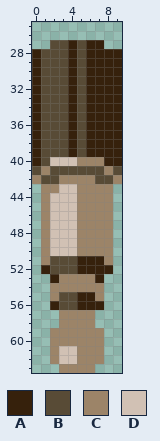
A pixel-art sprite gets an edit: Al_Capone's_Death_Star/Assets/Sprites/wire_end.png. Above is the file before it was changed.
The file is 10x64 pixels. Shown: x 0..9, y 25..63.
Palette (. is transparent): A #36210c  B #584b36  C #9c8468  D #d1c1b4
Pixels before, first column x 0:
27 ..BBABAA..
28 ABBBABAAAA
29 ABBBABAAAA
30 ABBBABAAAA
31 ABBBABAAAA
32 ABBBABAAAA
33 ABBBABAAAA
34 ABBBABAAAA
35 ABBBABAAAA
36 ABBBABAAAA
37 ABBBABAAAA
38 ABBBABAAAA
39 ABBBABAAAA
40 ABDDDCCCAA
41 BCBBBBBBCB
42 CBBCCCCBBC
43 .CCDDCCCC.
44 .CDDDCCCC.
45 .CDDDCCCC.
46 .CDDDCCCC.
47 .CDDDCCCC.
48 .CDDDCCCC.
49 .CDDDCCCC.
50 .CDDDCCCC.
51 .CBBBAAAC.
52 .ABBBAAAA.
53 ..ACCCCA..
54 ..CCCCCC..
55 ..CBBAAC..
56 ..ABBAAA..
57 ...CCCC...
58 ...CCCC...
59 ..CCCCCC..
60 ..CCCCCC..
61 ..CDDCCC..
62 ..CDDCCC..
63 ...CCCC...
Once edited:
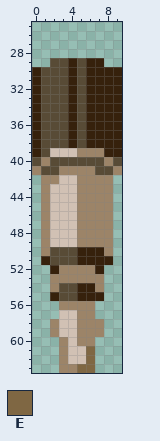
Colours new in this view: E #7f6743
The edit:
y 27: x 2..7 BBABAA -> ......
y 28: x 0..9 ABBBABAAAA -> ..........
y 29: x 0..1 AB -> ..; x 8..9 AA -> ..
y 39: x 2..7 BBABAA -> DDDCCC
y 40: x 0..9 ABDDDCCCAA -> BCBBBBBBCB
y 41: x 0..1 BC -> CB; x 3..6 BBBB -> CCCC; x 8..9 CB -> BC
y 42: x 0..4 CBBCC -> .CCDD; x 7..9 BBC -> CC.
y 43: x 2 C -> D
y 50: x 2..7 DDDCCC -> BBBAAA
y 51: x 1 C -> A; x 8 C -> A
y 52: x 1..6 ABBBAA -> .ACCCC; x 8 A -> .
y 53: x 2 A -> C; x 7 A -> C
y 54: x 3..6 CCCC -> BBAA
y 55: x 2 C -> A; x 7 C -> A
y 56: x 2..7 ABBAAA -> .CCCC.
y 57: x 3..4 CC -> DD
y 58: x 2..4 .CC -> CDD; x 7 . -> C
y 59: x 3..4 CC -> DD
y 60: x 2 C -> .; x 4 C -> D; x 7 C -> .
y 61..62: x 2..3 CD -> .C; x 5..7 CCC -> DE.
y 63: x 5..6 CC -> EE
Pixel boxes of the changes (left, top, right, bottom) in both pictures:
erased: (32, 40, 122, 67)
changed: (32, 148, 122, 193)
changed: (41, 247, 113, 373)
